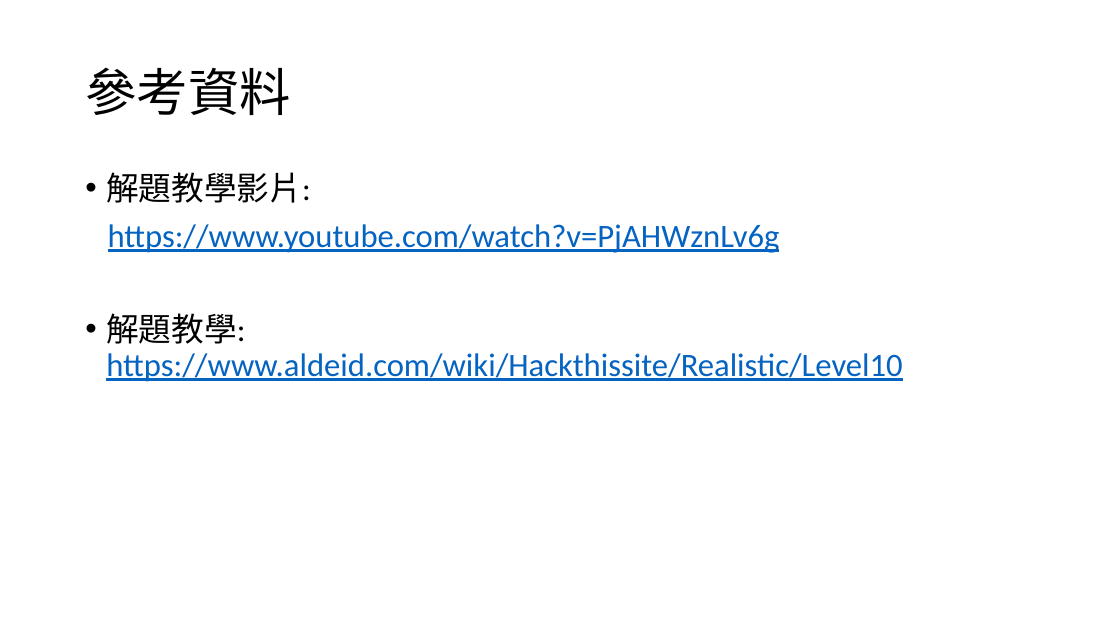
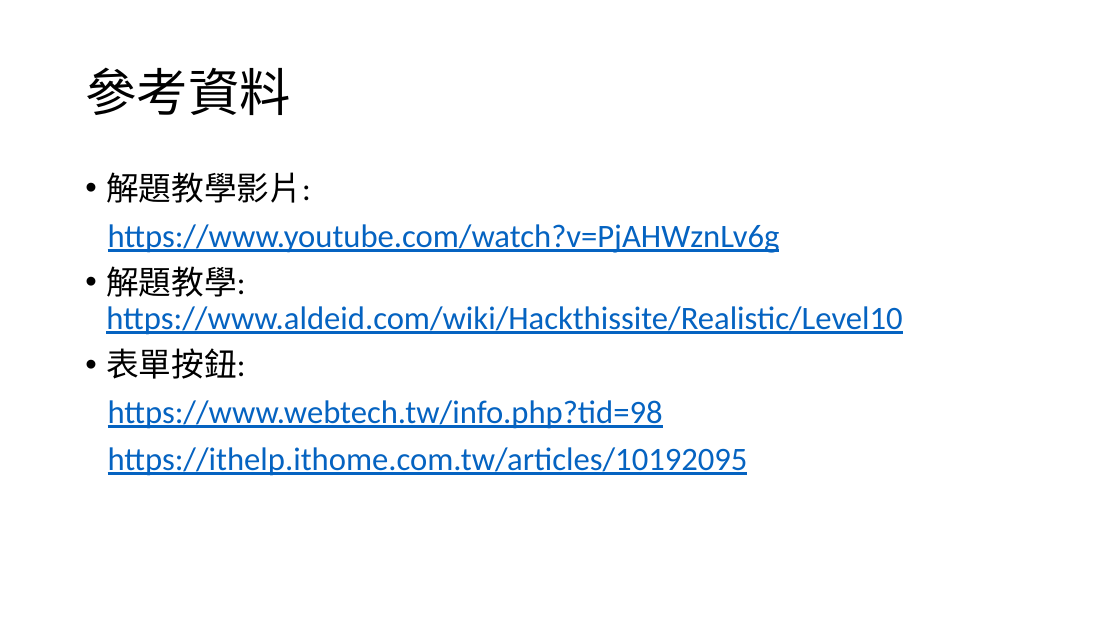
Before and after one commit to cislab-ntut/HackThisSite_Project3_Team4, a slide deck: slide 17 of hackthissite-realistic 10.pptx (slide 15 before the commit). Drawn at 1120x630 pixels with LibreOffice and Linux fonts; fonts in the diff are those of the drawing. Boxes give left, top, right and bottom in pixels: in the first picture for what was removed or moved away, otherwise in the second. Text is boxed around its words. In the diff, an @@ line names an element or a change of style, - is before the commit and + after.

```diff
--- a/hackthissite-realistic 10.pptx
+++ b/hackthissite-realistic 10.pptx
@@ text at [106,348,748,476]: paragraphs added @@
+• 表單按鈕:
+https://www.webtech.tw/info.php?tid=98
+https://ithelp.ithome.com.tw/articles/10192095
```
Also in this commit, not shown: 3 slides added, 1 slide removed.
